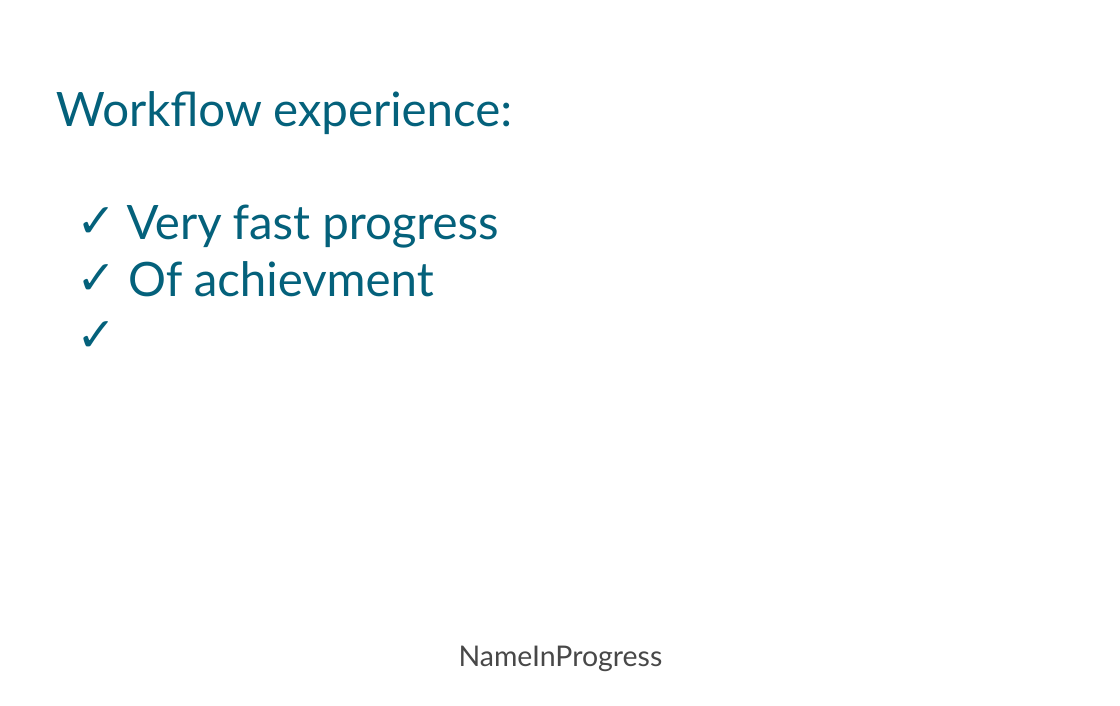
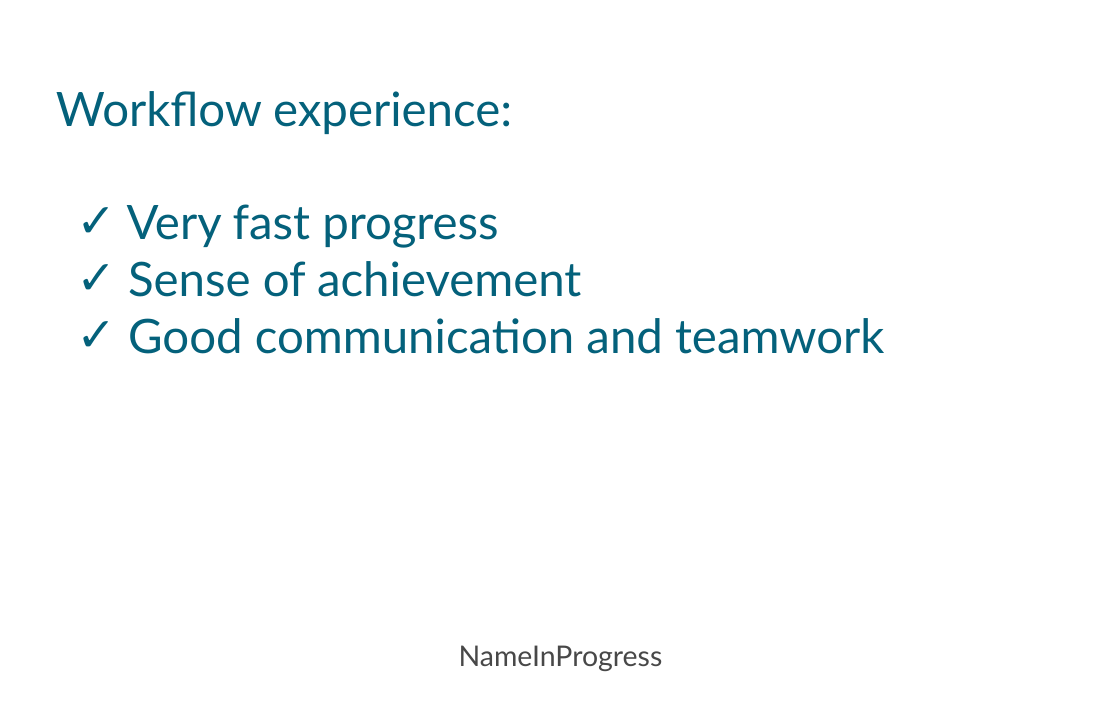
Before and after one commit to AntalKinceli/CodeCool-Labirinth, a slide deck: slide 5 of NameInProgressLabyrinth.odp. Drawn at 1120x706 pixels with LibreOffice and Linux fonts; fonts in the diff are those of the drawing; background and template pictures are left out. Boxes give left, top, right and bottom in pixels: in the first picture for what was removed or moved away, otherwise in the second. Text is boxed around its words. In the diff, an @@ line names an element or a change of style, - is before the commit and + after.

```diff
--- a/NameInProgressLabyrinth.odp
+++ b/NameInProgressLabyrinth.odp
@@ subtitle at (128,261,884,354): text changed @@
-  ✓ Of achievment
+  ✓ Sense of achievement
+  ✓ Good communication and teamwork
```
Also in this commit, not shown: 2 other slides changed.
